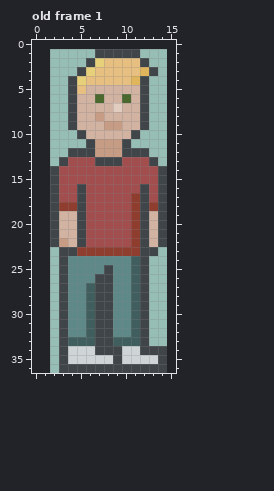
Pixel-art file, stored at textures/character.ase. This is how it looked before the edit.
13x36 pixels, 1 frame. Shown: old frame 1. The old version is drawn lined up with the new one, on the new canvas. The commit also changed other frames, which this record leaves out.
Now the later version:
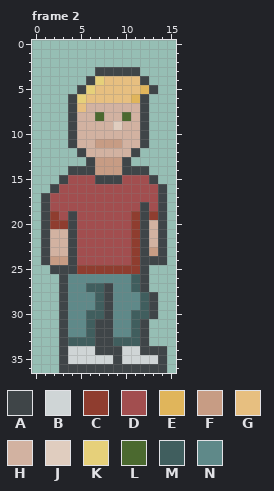
Palette (. is transparent): A #3f4548  B #cfd5d6  C #8f3d2f  D #a24e4f  E #e0b55b  F #c79c84  G #e7bf80  H #d2b2a1  J #e0cdbf  K #e6d07a  L #4b692f  M #405e5e  N #5f8989
A new or re-ordered frame is compared with the old frame closest to it.
Difference:
canvas 13x36 -> 16x37, the old top-left corner now at 2,1
frames 1 -> 8
Frame 2 is new; against old frame 1:
The edit adds colour A in row 5 at x 13; in rows 10 to 11 at x 4 and 12; in rows 17 to 22 at x 1; in row 23 at x 1 and 14; in row 24 at x 1 and 13 to 14; in row 25 at x 2.
The edit adds colour A in rows 28 to 30 at x 13.
Colour D gives way to colour A in row 13 at x 6 and 10; in row 14 at x 4 to 6 and 10 to 12; in row 15 at x 3, 7 to 9 and 13.
Colour G gives way to colour A in row 3 at x 7 to 11; in row 4 at x 6; in row 5 at x 5.
Colour H gives way to colour A in rows 19 to 22 at x 4.
Colour N gives way to colour A in rows 24 to 25 at x 4.
Colour A gives way to colour C in rows 19 to 20 at x 2; in row 25 at x 8.
Colour H gives way to colour C in row 19 at x 13; in row 20 at x 3.
Colour M gives way to colour C in rows 24 to 25 at x 11.
Colour N gives way to colour C in row 25 at x 5 to 7 and 9 to 10.
Colour A gives way to colour D in row 16 at x 5 and 12; in row 17 at x 2, 5 and 12; in row 18 at x 2 and 5; in rows 19 to 22 at x 5.
Colour C gives way to colour D in row 17 at x 11; in row 18 at x 3 to 4, 11 and 13; in row 23 at x 5 to 10.
Colour H gives way to colour D in row 19 at x 3.
Colour N gives way to colour D in row 24 at x 5 to 10.
Colour A gives way to colour E in row 5 at x 12.
Colour H gives way to colour E in row 6 at x 11.
The edit adds colour F in row 24 at x 2.
Colour A gives way to colour F in row 13 at x 7 to 9; in row 23 at x 13; in row 24 at x 3.
Colour D gives way to colour F in row 14 at x 7 to 9.
Colour E gives way to colour G in row 4 at x 11.
Colour H gives way to colour G in row 5 at x 7 to 11; in row 6 at x 6 and 8 to 9; in row 7 at x 5.
Colour L gives way to colour G in row 6 at x 7 and 10.
The edit adds colour H in row 11 at x 5 and 11; in row 23 at x 2.
Colour A gives way to colour H in row 10 at x 5 and 11; in rows 11 to 12 at x 6 and 10; in rows 21 to 22 at x 2; in row 23 at x 3.
Colour F gives way to colour H in row 9 at x 8; in row 12 at x 7 to 9; in row 22 at x 3.
Colour J gives way to colour H in row 7 at x 9.
Colour F gives way to colour J in row 9 at x 9.
Colour G gives way to colour K in row 4 at x 7.
Colour H gives way to colour K in row 5 at x 6; in row 6 at x 5.
Colour F gives way to colour L in row 8 at x 7.
Colour H gives way to colour L in row 8 at x 10.
Colour A gives way to colour M in row 27 at x 7; in rows 28 to 30 at x 7 and 12.
Colour A gives way to colour N in row 26 at x 7 to 8.
Colour M gives way to colour N in rows 28 to 29 at x 6 and 11.
The author cleared colour A in row 1 at x 7 to 11; in row 2 at x 6 and 12; in row 3 at x 5 and 13; in rows 4 to 5 at x 4; in row 12 at x 4 and 12; in row 13 at x 3 and 13.
The author cleared colour A in rows 14 to 15 at x 2 and 14.
The author cleared colour D in row 13 at x 4 to 5 and 11 to 12; in row 14 at x 3 and 13.
The author cleared colour E in row 3 at x 12.
The author cleared colour G in row 2 at x 8 to 11.
The author cleared colour K in row 2 at x 7; in row 3 at x 6; in row 4 at x 5.
